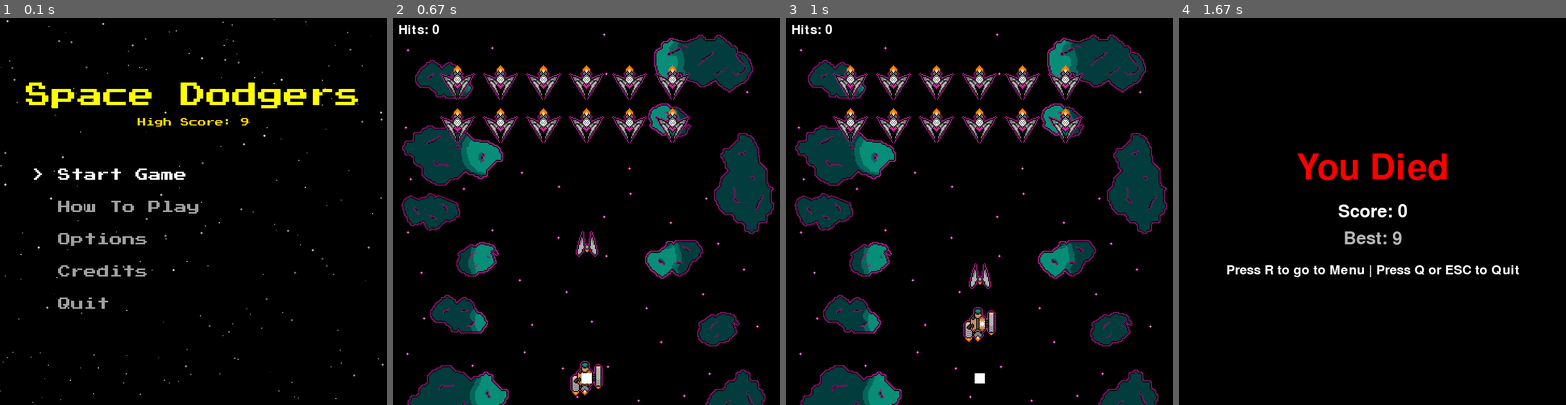
Above: before the commit, frames 1-4 (left to right).
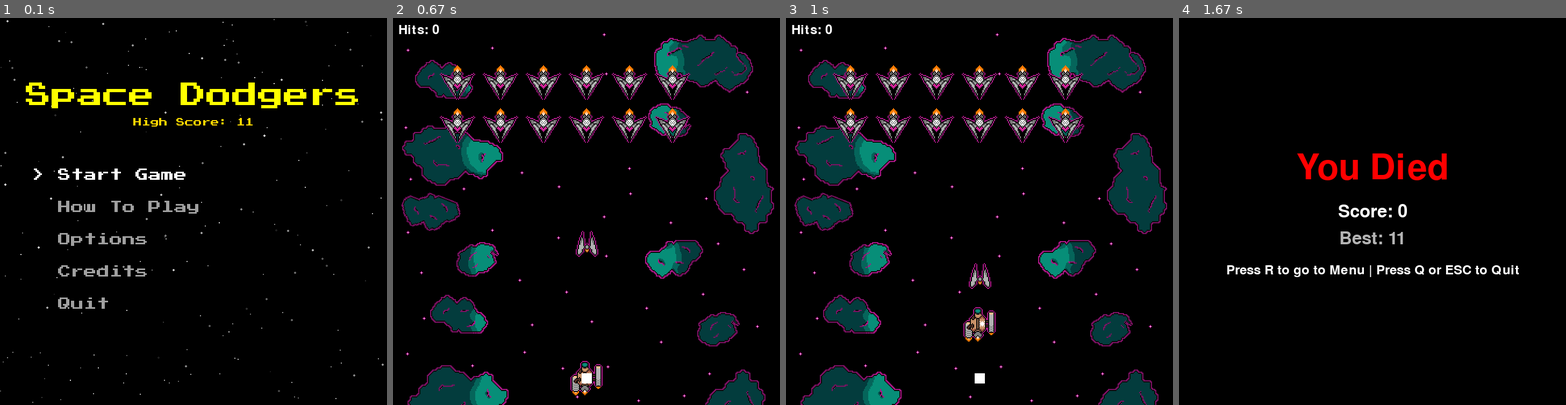
Above: after the commit, the same moments.

Repository: software-engineering-game/pygame-game
Game: pygame game, started from main.py
The game is run twice, just before and just after one commit, with the same random seed, the same clock (stepped at 60 frames per second) and the same inputs.
Inputs:
- Up to frame 1 (0.1 s): no input
- Up to frame 2 (0.67 s): tap Enter at 0.33 s
- Up to frame 3 (1 s): hold Up from 0.67 s (still down)
- Up to frame 4 (1.67 s): release Up at 1.13 s

The runs differ from the first frame. In frame 1, 0.2% of the frame differs, in the area x 34-66%, y 25-29%; in frame 2, nothing differs; in frame 3, nothing differs; in frame 4, 0.3%, in the area x 41-58%, y 55-59%.

Commit message:
added some more tests

Diff:
--- a/highscore.json
+++ b/highscore.json
@@ -1 +1 @@
-{"high_score": 9}
+{"high_score": 11}
--- /dev/null
+++ b/test_states/confirm_quit_state_tests.py
@@ -0,0 +1,45 @@
+import os
+import sys
+import pygame
+
+from states.confirm_quit_state import ConfirmQuitState
+
+pygame.init()
+pygame.display.set_mode((1, 1))  # tiny window to test the asset since it needs a display
+
+# Fake app for testing
+class FakeApp:
+    def __init__(self):
+        self.width = 800
+        self.height = 600
+        self.changed_to = None
+
+    def change_state(self, state):
+        self.changed_to = state
+
+class DummyPreviousState():
+    def __init__(self):
+        self.width = 800
+        self.height = 600
+        self.changed_to = None
+
+    def change_state(self, state):
+        self.changed_to = state
+
+
+def test_confirm_quit_sets_running_false():
+    app = FakeApp()
+    app.running = True  # simulate app running
+
+    previous_state = DummyPreviousState()
+    state = ConfirmQuitState(previous_state)
+    state.on_enter(app)
+
+    # Ensure "Yes" is selected (index 0)
+    state.selected = 0
+
+    # Simulate pressing ENTER
+    event = pygame.event.Event(pygame.KEYDOWN, key=pygame.K_RETURN)
+    state.handle_event(app, event)
+
+    assert app.running is False
--- a/test_states/test_game_state.py
+++ b/test_states/test_game_state.py
@@ -94,3 +94,24 @@
 
     assert game_state.player.rect.left >= 0
     assert game_state.player.rect.right >= 0
+
+#----------Enemy hit counter increase Test----------
+
+def test_enemy_hit_counter_increments():
+    app = FakeApp()
+
+    game_state = GameState()
+    game_state.on_enter(app)
+
+    enemy = next(iter(game_state.enemy_ships))
+
+    bullet = pygame.sprite.Sprite()
+    bullet.rect = enemy.rect.copy()
+
+    game_state.ally_bullets.add(bullet)
+
+    assert game_state.enemy_hit_count == 0
+
+    game_state.update(app, dt=0.016)
+
+    assert game_state.enemy_hit_count == 1
--- a/test_states/test_pause_screen.py
+++ b/test_states/test_pause_screen.py
@@ -3,6 +3,7 @@
 # this replaces mocks with the real confirm quit state,
 # which is needed to test the transition to it from the pause screen
 from unittest.mock import patch
+from states.game_state import GameState
 
 import pygame
 
@@ -22,6 +23,8 @@
 
 class FakeApp:
     def __init__(self):
+        self.width = 800
+        self.height = 600
         # Minimal stand-in for the real App object.
         # PauseScreen expects an `app.screen` surface to exist (for rendering).
         self.screen = pygame.display.get_surface()
@@ -111,3 +114,18 @@
         pause_screen.handle_event(app, event)
 
     assert isinstance(app.changed_to, DummyMainMenuState)
+
+
+def test_game_state_transitions_to_pause_on_escape():
+    # Clicking ESC from GaneState shopud make pause menu pop up
+    app = FakeApp()
+
+    game_state = GameState()
+    game_state.on_enter(app)
+
+    event = pygame.event.Event(pygame.KEYDOWN, key=pygame.K_ESCAPE)
+
+    game_state.handle_event(app, event)
+
+    from states.pause_state import PauseScreen
+    assert isinstance(app.changed_to, PauseScreen)
